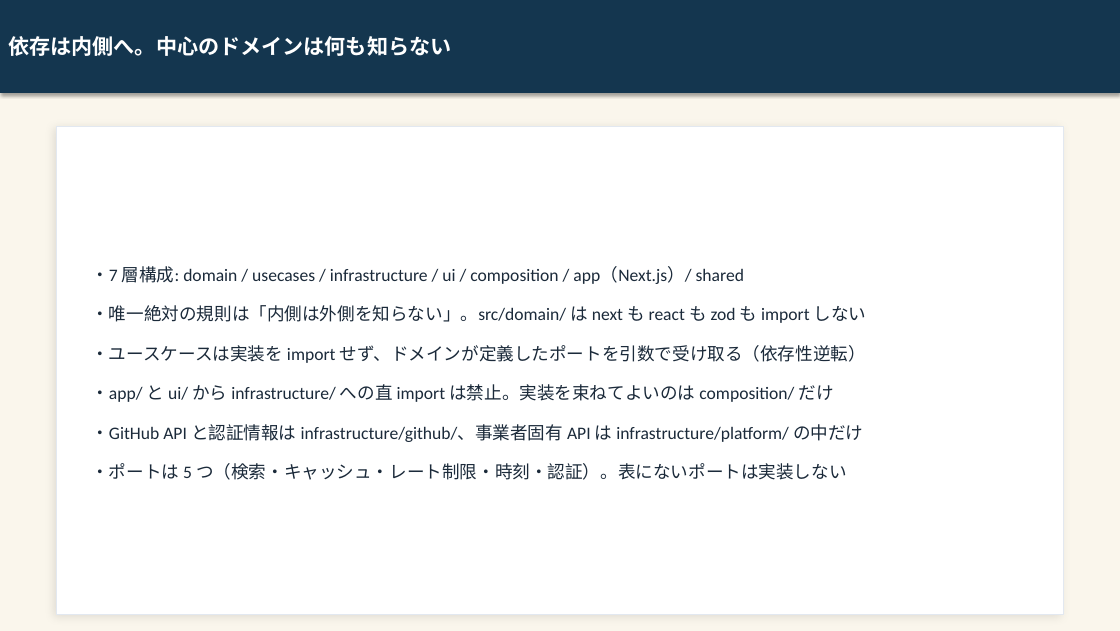
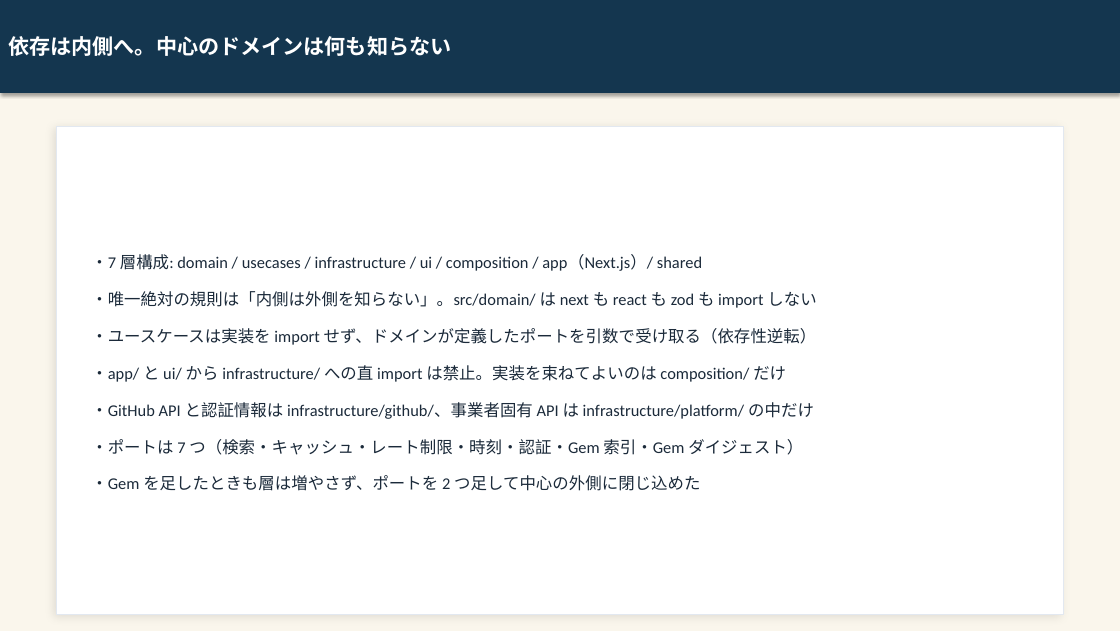
Before and after one commit to kai-kou/gem-hunter, a slide deck: slide 7 of content/slides/project-explanation-20260822/output/gem-hunter_text.pptx (slide 6 before the commit). Drawn at 1120x631 pixels with LibreOffice and Linux fonts; fonts in the diff are those of the drawing. Boxes give left, top, right and bottom in pixels: in the first picture for what was removed or moved away, otherwise in the second. Text is boxed around its words. In the diff, an @@ line names an element or a change of style, - is before the commit and + after.

Commit message:
docs: プロジェクト解説スライドを最新の実装・仕様へ追随させる（19 → 21 枚） (#538)
SP-17〜SP-19 以降の実装に合わせて解説スライドを 21 枚へ改訂した。前半に Gem 一覧の実 UI、撤去スライドの直後に「母集団を広げたら、撤去の根拠が消えた」を追加し、GitHub Actions の線引き・検査項目数・ポート数・マージ済み PR 件数・被依存数の取得元・健全性指標の実態を現状値へ直した。実 UI キャプチャ 3 枚と生成画像 10 枚を作り直し、補足ドキュメント（slide-guide.md / README.md / references/）も同じ差分で更新している。

Closes #517

```diff
--- a/content/slides/project-explanation-20260822/output/gem-hunter_text.pptx
+++ b/content/slides/project-explanation-20260822/output/gem-hunter_text.pptx
@@ text at <box>91,254,817,419</box>: size 15 to 14 pt in "・7 層構成: domain / usecases / infrastructure ...", "・唯一絶対の規則は「内側は外側を知らない」。src/domain/ は next も react も zod ...", "・ユースケースは実装を import せず、ドメインが定義したポートを引数で受け取る（依存性逆転）", "・app/ と ui/ から infrastructure/ への直 import ..." and 1 more places @@
@@ text at <box>91,439,803,491</box>: text changed; size 15 to 14 pt @@
-・ポートは 5 つ（検索・キャッシュ・レート制限・時刻・認証）。表にないポートは実装しない
+・ポートは 7 つ（検索・キャッシュ・レート制限・時刻・認証・Gem 索引・Gem ダイジェスト）
+・Gem を足したときも層は増やさず、ポートを 2 つ足して中心の外側に閉じ込めた
```
Also in this commit, not shown: 11 other slides changed, 2 slides added, 42 other files.
